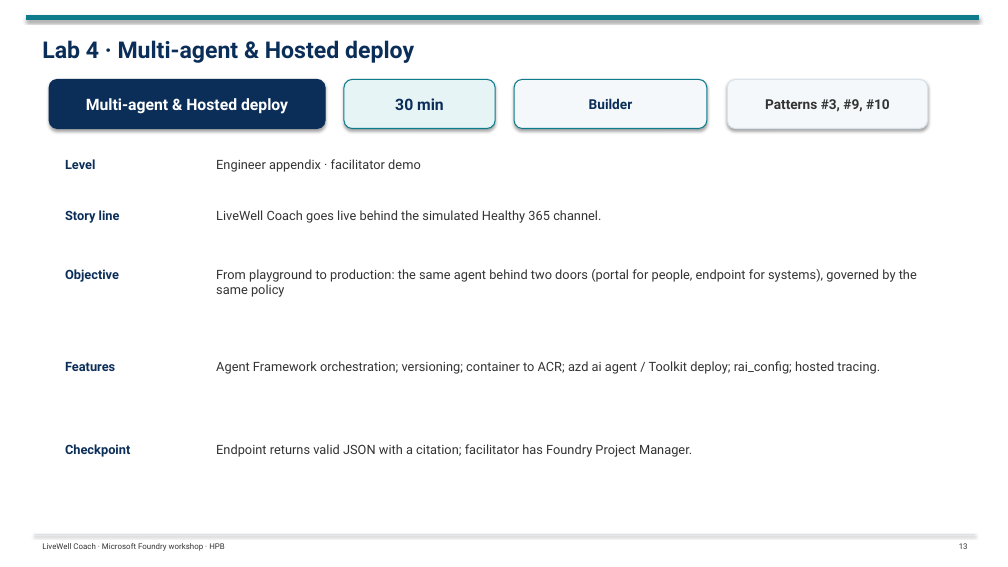
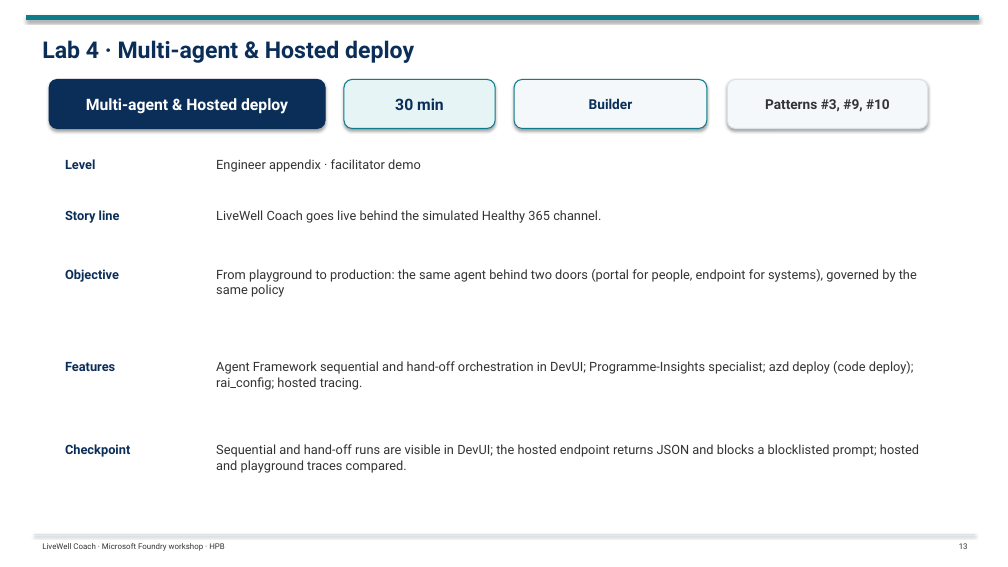
Before and after one commit to tonirex/livewell-foundry-workshop, a slide deck: slide 13 of deck/LiveWell-Foundry-Workshop-Day1.pptx. Drawn at 1008x567 pixels with LibreOffice and Linux fonts; fonts in the diff are those of the drawing. Boxes give left, top, right and bottom in pixels: in the first picture for what was removed or moved away, otherwise in the second. Text is boxed around its words. In the diff, an @@ line names an element or a change of style, - is before the commit and + after.

```diff
--- a/deck/LiveWell-Foundry-Workshop-Day1.pptx
+++ b/deck/LiveWell-Foundry-Workshop-Day1.pptx
@@ text at (216, 361, 914, 390): text changed @@
-Agent Framework orchestration; versioning; container to ACR; azd ai agent / Toolkit deploy; rai_config; hosted tracing.
+Agent Framework sequential and hand-off orchestration in DevUI; Programme-Insights specialist; azd deploy (code deploy); rai_config; hosted tracing.
@@ text at (216, 444, 919, 473): text changed @@
-Endpoint returns valid JSON with a citation; facilitator has Foundry Project Manager.
+Sequential and hand-off runs are visible in DevUI; the hosted endpoint returns JSON and blocks a blocklisted prompt; hosted and playground traces compared.
```
Also in this commit, not shown: 11 other slides changed, 6 other files.
